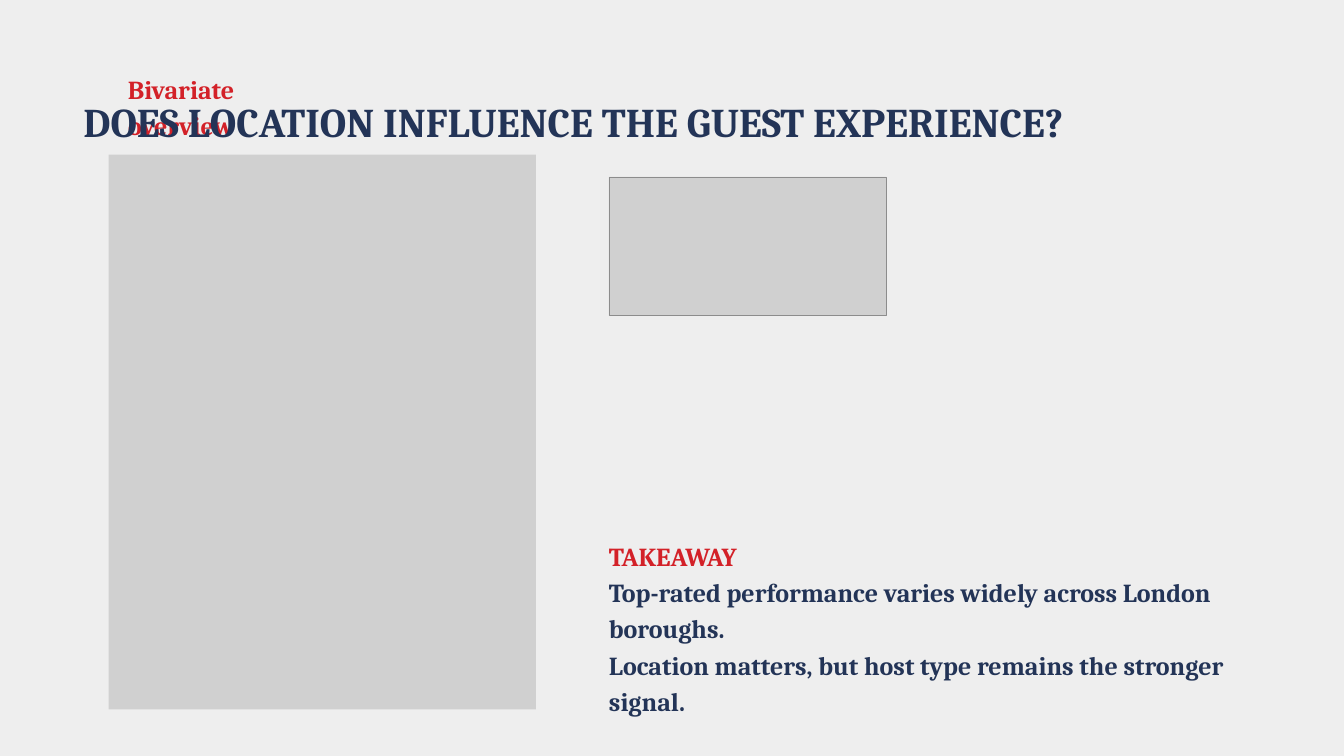
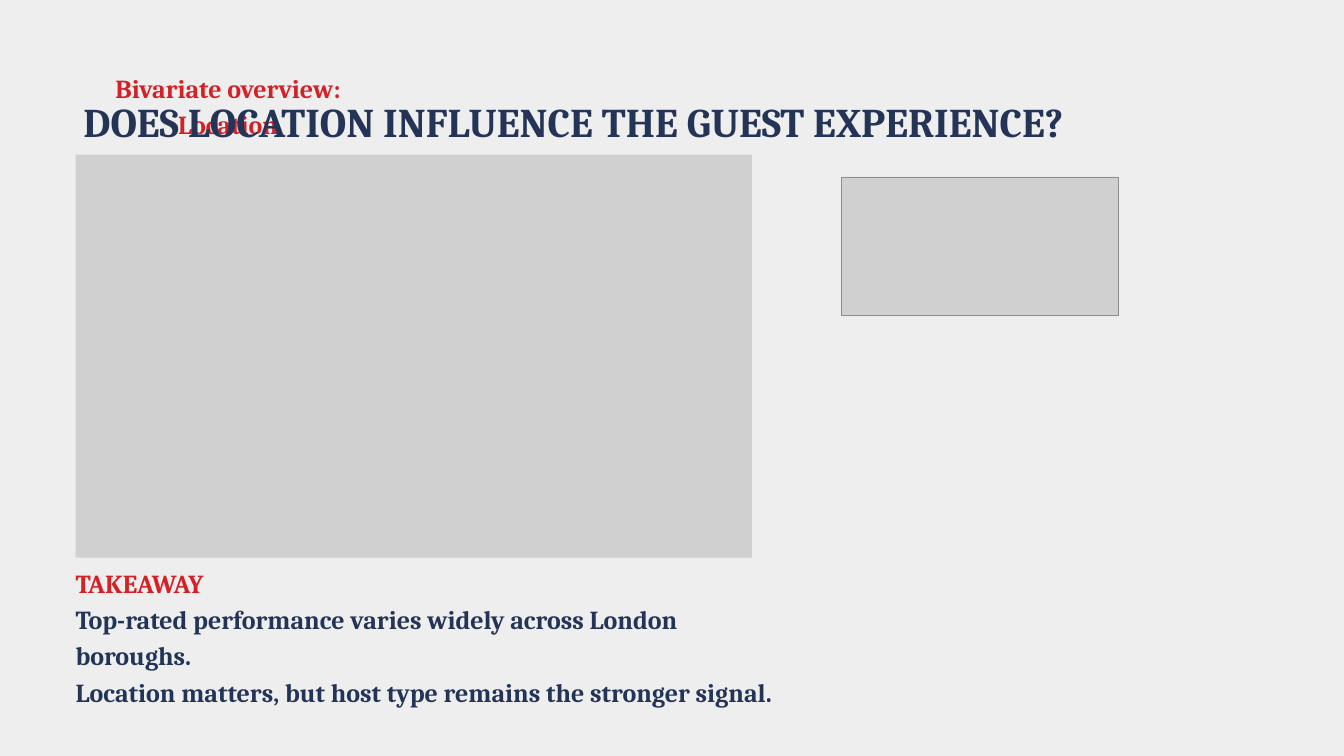
Before and after one commit to varunavy/data230-london-airbnb, a slide deck: slide 10 of PPT/london Airbnb.pptx. Drawn at 1344x756 pixels with LibreOffice and Linux fonts; fonts in the diff are those of the drawing; grey boxes stand for pictures. Boxes give left, top, right and bottom in pixels: in the first picture for what was removed or moved away, otherwise in the second. Text is boxed around its words. In the diff, an @@ line names an element or a change of style, - is before the commit and + after.

```diff
--- a/PPT/london Airbnb.pptx
+++ b/PPT/london Airbnb.pptx
@@ text at <box>115,80,340,140</box>: text changed @@
-Bivariate overview
+Bivariate overview: Location
@@ picture: place and size @@
-picture at <box>109,155,536,709</box>
+picture at <box>75,155,751,558</box>
@@ picture removed at <box>609,177,886,315</box> @@
@@ picture added at <box>841,177,1118,315</box> @@
@@ text "TAKEAWAY" rewrapped from <box>609,548,1224,681</box> to <box>76,575,772,708</box> @@
```
Also in this commit, not shown: 4 other slides changed, 1 slide added, 3 slides removed, 1 other file.
